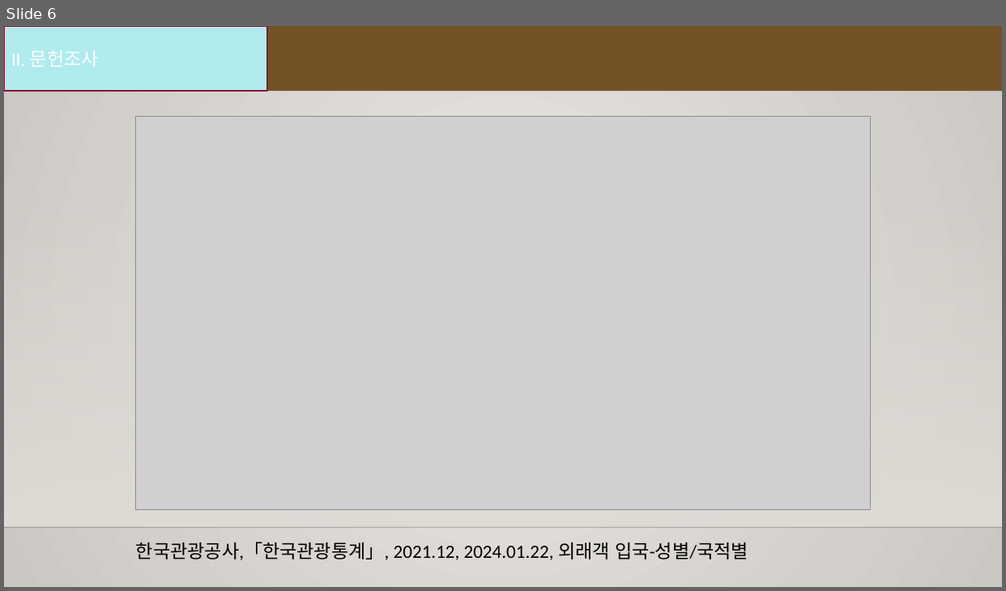
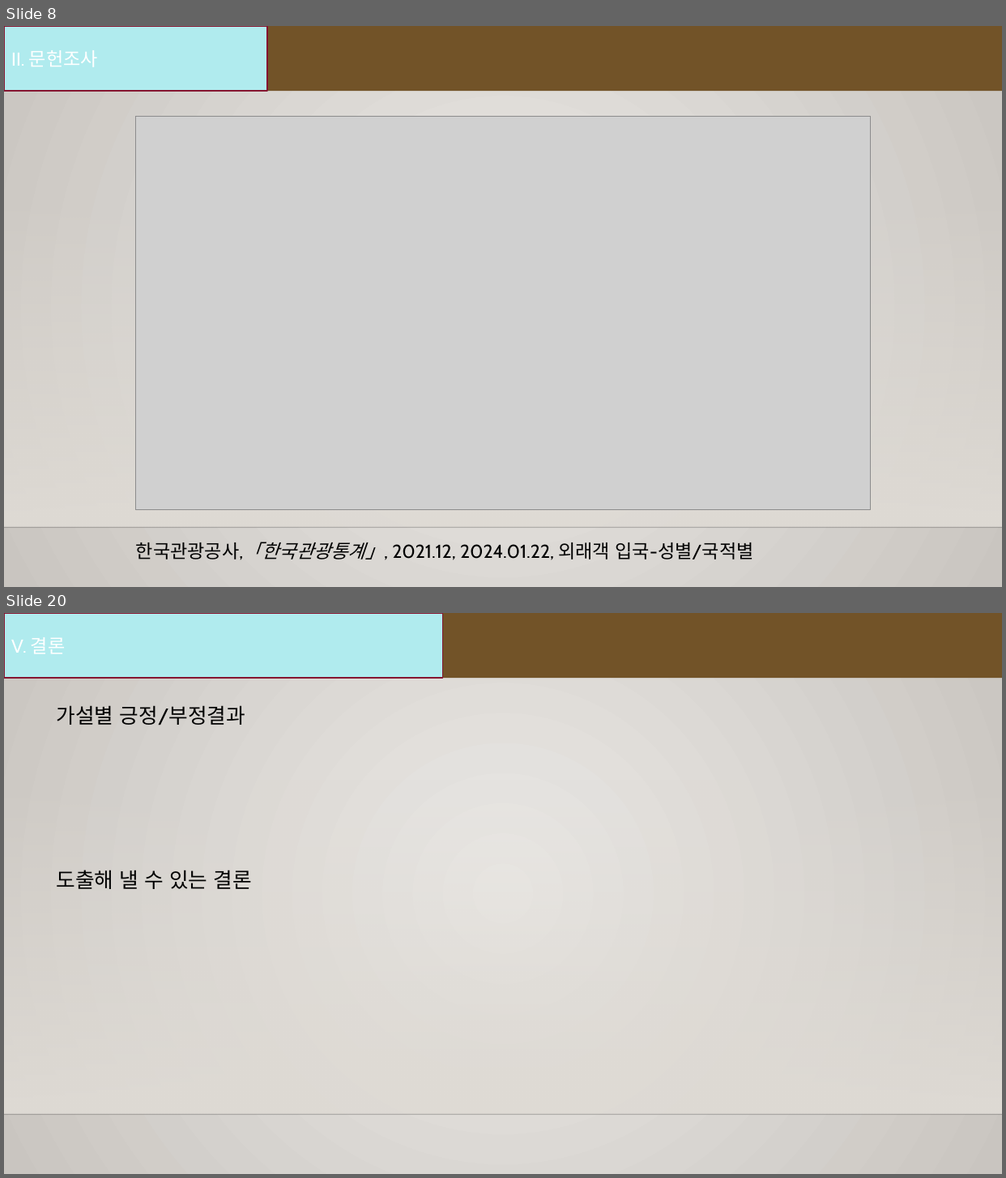
Before and after one commit to hyk2202/semi_project_2, a slide deck: Semi project.pptx. Shown one above the other, each under a label of ours: slide 6 before the commit, slides 8 and 20 after it; the slides between them are not shown. The pictures are 1006x591 and 1006x1178 pixels, drawn with LibreOffice and Linux fonts; fonts in the diff are those of the drawing; grey boxes stand for pictures; background and template pictures are left out. Boxes give left, top, right and bottom in pixels: in the first picture for what was removed or moved away, otherwise in the second. Text is boxed around its words. In the diff, an @@ line names an element or a change of style, - is before the commit and + after.

```diff
--- a/Semi project.pptx
+++ b/Semi project.pptx
@@ slide 20 added at (x1=4, y1=613, x2=1002, y2=1174), background gradient #EBE9E6 to #C9C5C0; not listed: 2 template elements that a slide beside it also shows @@
@@ rectangle added at (x1=4, y1=613, x2=1002, y2=678), fill #725328 @@
@@ rectangle added at (x1=4, y1=613, x2=443, y2=678), fill #B0EBEE, outline #851530 1.25 pt, 18 pt, text #FFFFFF @@
+V. 결론
@@ text added at (x1=56, y1=705, x2=246, y2=725), 20 pt, text #000000 @@
+가설별 긍정/부정결과
@@ text added at (x1=56, y1=870, x2=252, y2=889), 20 pt, text #000000 @@
+도출해 낼 수 있는 결론
@@ what was slide 6 is now slide 8 @@
@@ slide 8 changed as well @@
@@ background gradient #ECEAE7 to #CAC7C1 to gradient #EBE9E6 to #C9C5C0 @@
@@ rectangle "II. 문헌조사" at (x1=4, y1=26, x2=267, y2=91): font Calibri to Cabin; outline #871631 1.25 pt to #851530 1.25 pt @@
@@ text "한국관광공사,「한국관광통계」, 2021.12, 2024.01.22, 외래객 입국-성별/국적별" at (x1=136, y1=542, x2=754, y2=561): font Calibri to Cabin; italic on in "한국관광공사,「한국관광통계」," @@
```
Also in this commit, not shown: 5 other slides changed, 18 other slides added, 9 other files.
